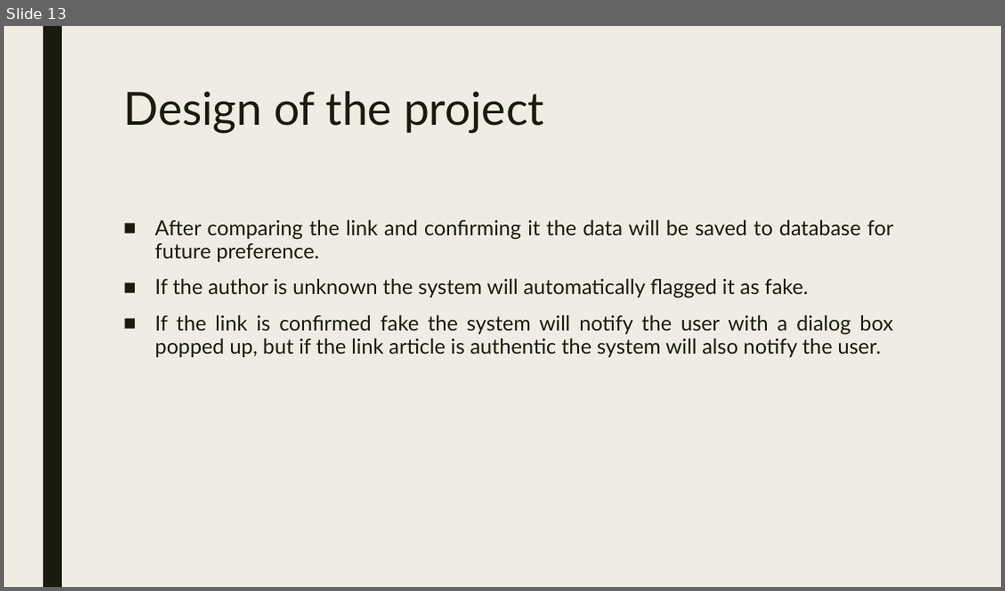
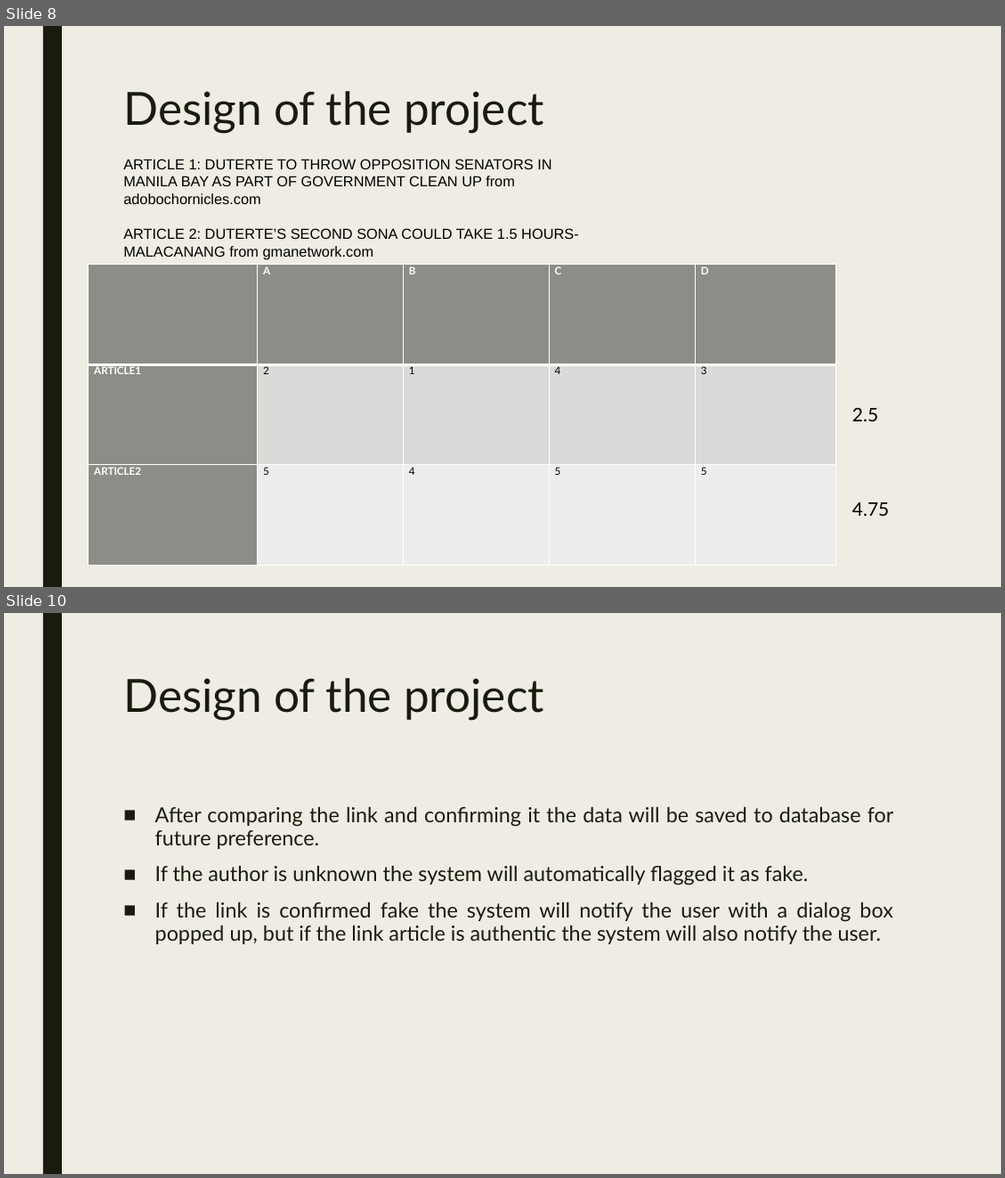
Before and after one commit to seans888/RoaD2R, a slide deck: Identifying fake news in facebook.pptx. Shown one above the other, each under a label of ours: slide 13 before the commit, slides 8 and 10 after it; the slides between them are not shown. The pictures are 1005x591 and 1005x1178 pixels, drawn with LibreOffice and Linux fonts; fonts in the diff are those of the drawing. Boxes give left, top, right and bottom in pixels: in the first picture for what was removed or moved away, otherwise in the second. Text is boxed around its words. In the diff, an @@ line names an element or a change of style, - is before the commit and + after.

```diff
--- a/Identifying fake news in facebook.pptx
+++ b/Identifying fake news in facebook.pptx
@@ slide 8 added at (4,26,1001,587), background #EFEDE3; not listed: 1 template element that a slide beside it also shows @@
@@ title added at (123,91,544,133), 44 pt, text #191B0E @@
+Design of the project
@@ text added at (123,159,579,259), 14 pt, text #000000 @@
+ARTICLE 1: DUTERTE TO THROW OPPOSITION SENATORS IN MANILA BAY AS PART OF GOVERNMENT CLEAN UP from adobochornicles.com
+ARTICLE 2: DUTERTE’S SECOND SONA COULD TAKE 1.5 HOURS- MALACANANG from gmanetwork.com
@@ table added at (89,265,836,565), 3 rows, 5 columns @@
+ | A | B | C | D
+ARTICLE1 | 2 | 1 | 4 | 3
+ARTICLE2 | 5 | 4 | 5 | 5
@@ text added at (852,407,878,421), 18 pt, text #000000 @@
+2.5
@@ text added at (852,502,889,516), 18 pt, text #000000 @@
+4.75
@@ what was slide 13 is now slide 10 @@
```
Also in this commit, not shown: 7 slides changed, 22 slides removed, 2 other files.
